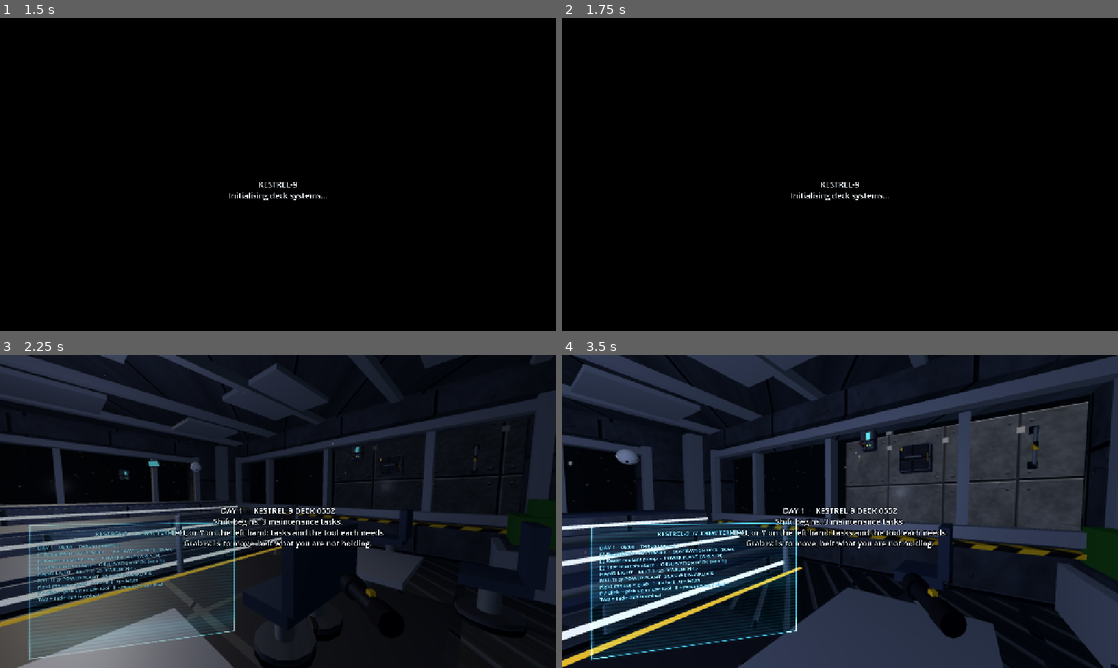
Above: before the commit, frames 1-4 (two rows, left to right).
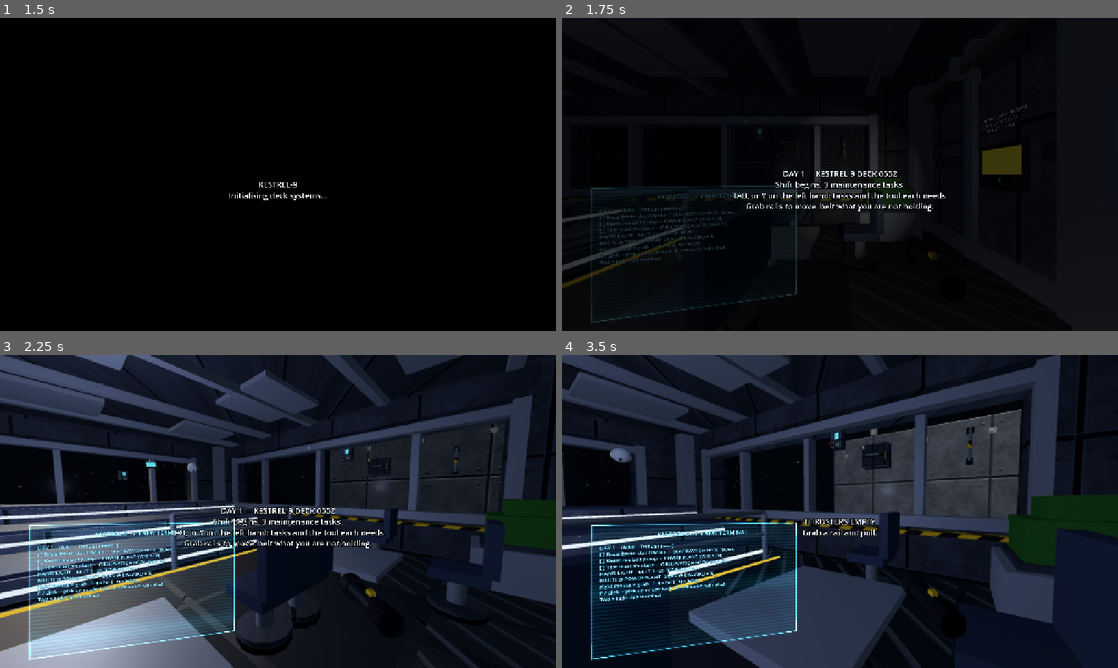
Above: after the commit, the same moments.

Repository: Mark1wan/derelict-orbit
Game: Godot game, scene res://scenes/main.tscn
Same seed, same stepped clock (60 frames per second), same inputs: the game is played once before the commit and once after it.
Inputs (mouse positions are in pixels of both pictures, inside the frame that each line leads up to):
- Up to frame 1 (1.5 s): click "Play on desktop (WASD + mouse)" at 0.5 s; tap Enter at 1.25 s; move the mouse to (400, 158) at 1.27 s; hold D (d_right) from 1.28 s (still down); tap Q (d_drop) at 1.35 s; click (400, 158) at 1.42 s
- Up to frame 2 (1.75 s): keep holding D (d_right)
- Up to frame 3 (2.25 s): move the mouse to (250, 511) at 2.02 s; release D (d_right) at 2.03 s; hold W (d_forward) from 2.03 s (still down); tap F (d_flash) at 2.1 s
- Up to frame 4 (3.5 s): keep holding W (d_forward); move the mouse to (851, 505) at 2.77 s; hold E (d_interact) from 2.78 s (still down)

Frame 1 is identical in both runs. In frame 2, 6.9% of the frame differs, in the area x 0-84%, y 1-98%; in frame 3, 32%; in frame 4, 43%, in the area x 0-100%, y 0-100%.

Commit message:
Loading stage: five-second budget for the shader warm-up tour
Co-Authored-By: Claude Fable 5.1 <noreply@anthropic.com>

Diff:
--- a/scripts/main.gd
+++ b/scripts/main.gd
@@ -881,10 +881,13 @@
 func _warm_up() -> void:
 	player.fade_target = 1.0
 	player.fade_mat.albedo_color.a = 1.0
-	Game.notice.emit("KESTREL-9\nInitialising deck systems...", 6.0)
+	Game.notice.emit("KESTREL-9\nInitialising deck systems...", 8.0)
 	var start := station.start_point()
 	var lay: StationLayout = station.layout
+	var deadline := Time.get_ticks_msec() + 5000   # a slow machine gets the rooms, then we go anyway
 	for r: Dictionary in lay.rooms:
+		if Time.get_ticks_msec() > deadline:
+			break
 		var dir: Vector2i = r["dir"]
 		_look_from(station.room_entry(r["index"]), StationLayout.world(r["center"], 1.4))
 		for i in 2:
@@ -894,7 +897,7 @@
 	var n := 0
 	for c: Vector2i in lay.corridor:
 		n += 1
-		if n % 3 != 0:
+		if n % 3 != 0 or Time.get_ticks_msec() > deadline:
 			continue
 		var cell: Dictionary = lay.corridor[c]
 		var d: Vector2i = cell["open"][0]
@@ -902,11 +905,13 @@
 		await get_tree().process_frame
 	player.teleport_head_to(start)
 	for k in 8:
+		if Time.get_ticks_msec() > deadline + 1500:
+			break
 		player.origin.rotation.y = k * TAU / 8.0
 		await get_tree().process_frame
 	player.origin.rotation.y = 0.0
 	player.yaw = 0.0
-	await get_tree().create_timer(0.8).timeout
+	await get_tree().create_timer(0.6).timeout
 	player.hud_label.text = ""
 	player.fade_target = 0.0
 
